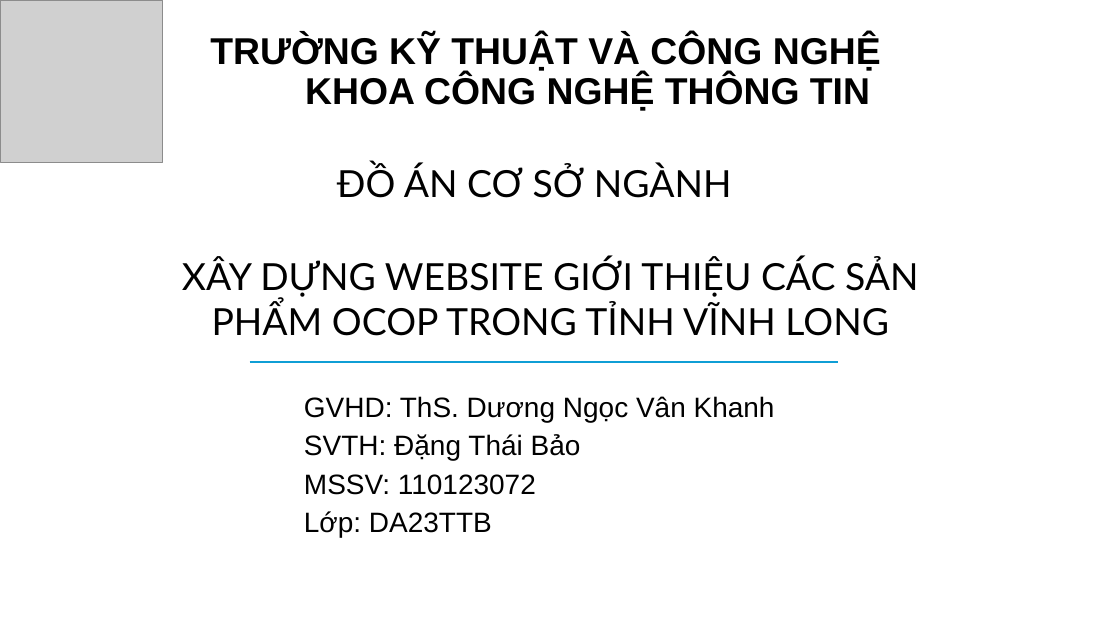
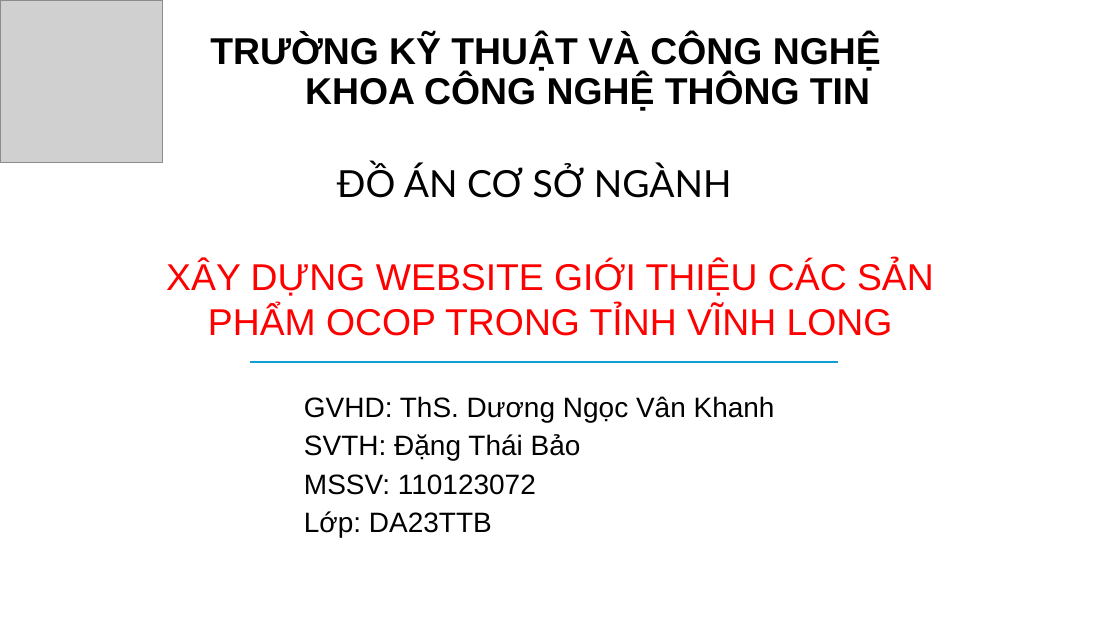
Before and after one commit to TBaoD/csn-da23ttb-dangthaibao-websiteocop, a slide deck: slide 1 of thesis/abs/DangThaiBaoSlideBaoCaoCSN.pptx. Drawn at 1120x630 pixels with LibreOffice and Linux fonts; fonts in the diff are those of the drawing; grey boxes stand for pictures. Boxes give left, top, right and bottom in pixels: in the first picture for what was removed or moved away, otherwise in the second. Text is boxed around its words. In the diff, an @@ line names an element or a change of style, - is before the commit and + after.

```diff
--- a/thesis/abs/DangThaiBaoSlideBaoCaoCSN.pptx
+++ b/thesis/abs/DangThaiBaoSlideBaoCaoCSN.pptx
@@ text "XÂY DỰNG WEBSITE GIỚI THIỆU ..." at (x1=166, y1=261, x2=934, y2=336): font Lato to Arial, text colour #000000 to #FF0000 @@
```
Also in this commit, not shown: 21 other slides changed.
